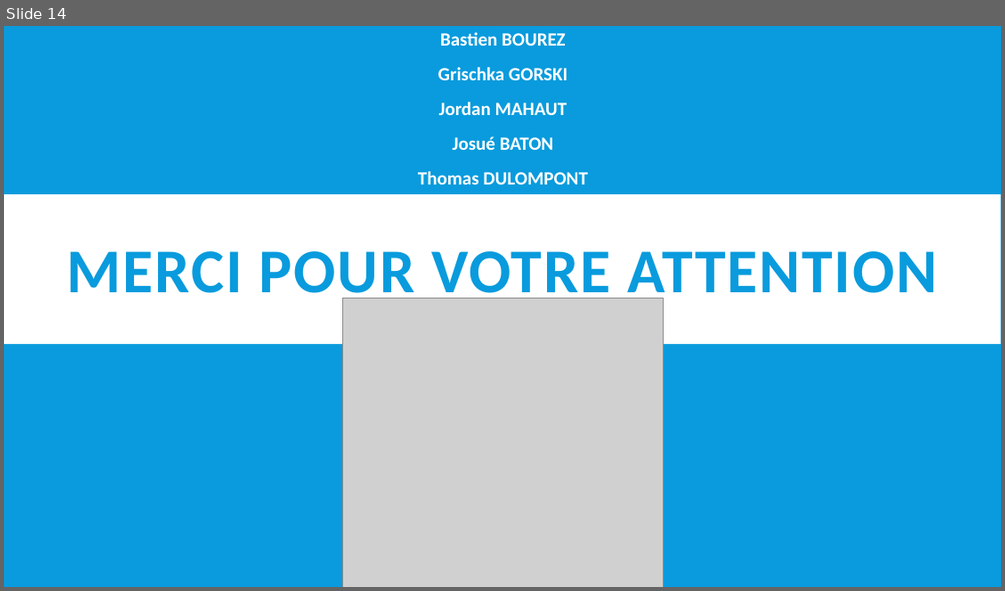
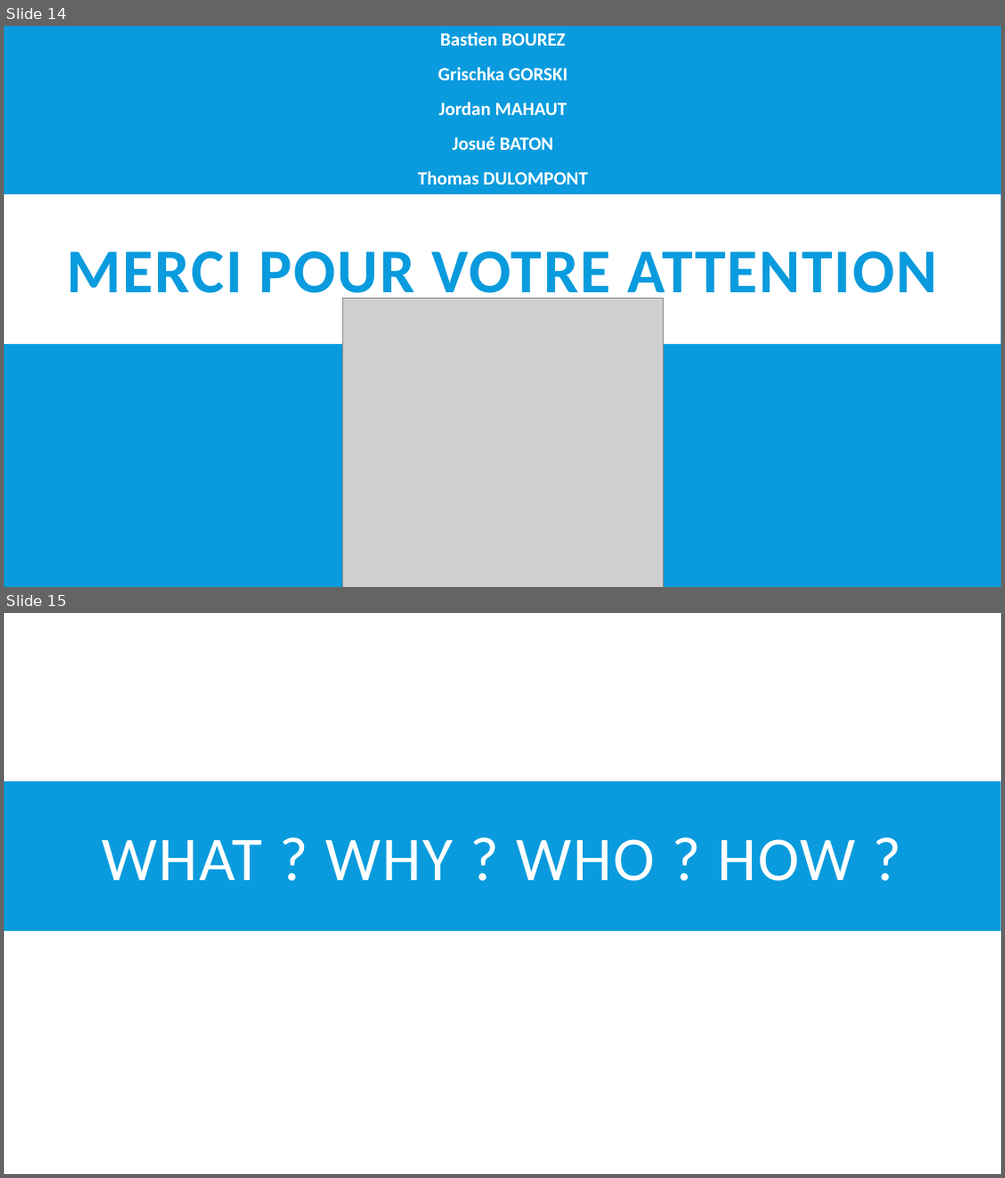
Before and after one commit to GrischK/EuroVelo-5, a slide deck: Ressources/Présentation Projet/Vélodyssée.pptx. Shown one above the other, each under a label of ours: slide 14 before the commit, slides 14 and 15 after it. The pictures are 1005x591 and 1005x1178 pixels, drawn with LibreOffice and Linux fonts; fonts in the diff are those of the drawing; grey boxes stand for pictures. Boxes give left, top, right and bottom in pixels: in the first picture for what was removed or moved away, otherwise in the second. Text is boxed around its words. In the diff, an @@ line names an element or a change of style, - is before the commit and + after.

```diff
--- a/Ressources/Présentation Projet/Vélodyssée.pptx
+++ b/Ressources/Présentation Projet/Vélodyssée.pptx
@@ slide 15 added at (4,613,1001,1174), background #FFFFFF @@
@@ rectangle added at (4,781,1001,931), fill #099BDD @@
@@ title added at (102,839,855,881), 60 pt, text #FFFFFF @@
+WHAT ? WHY ? WHO ? HOW ?
```
Also in this commit, not shown: 2 other files.
